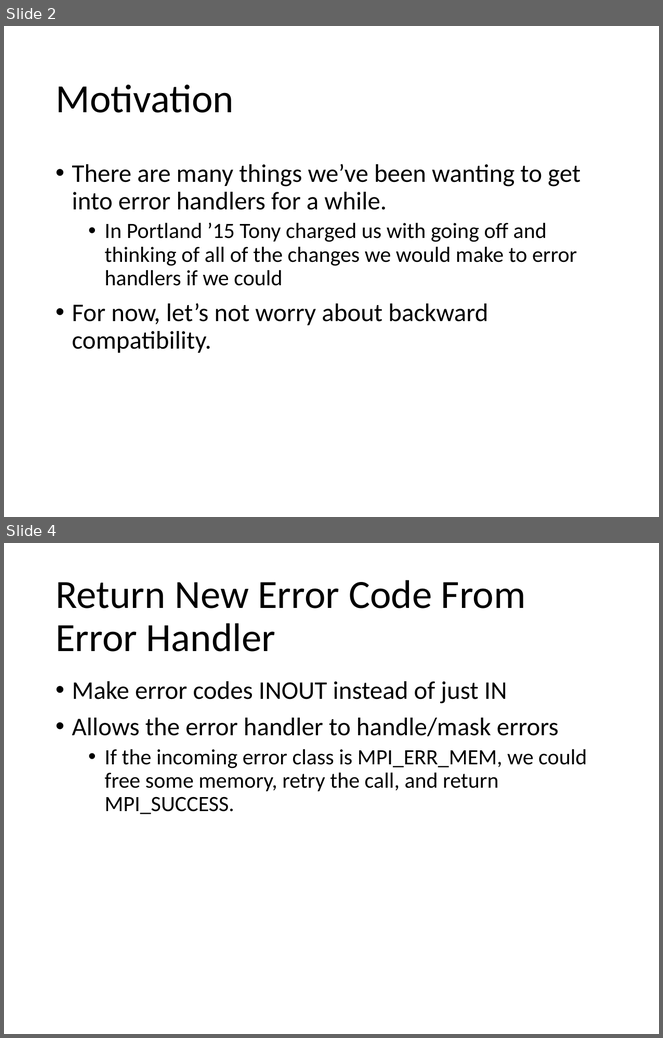
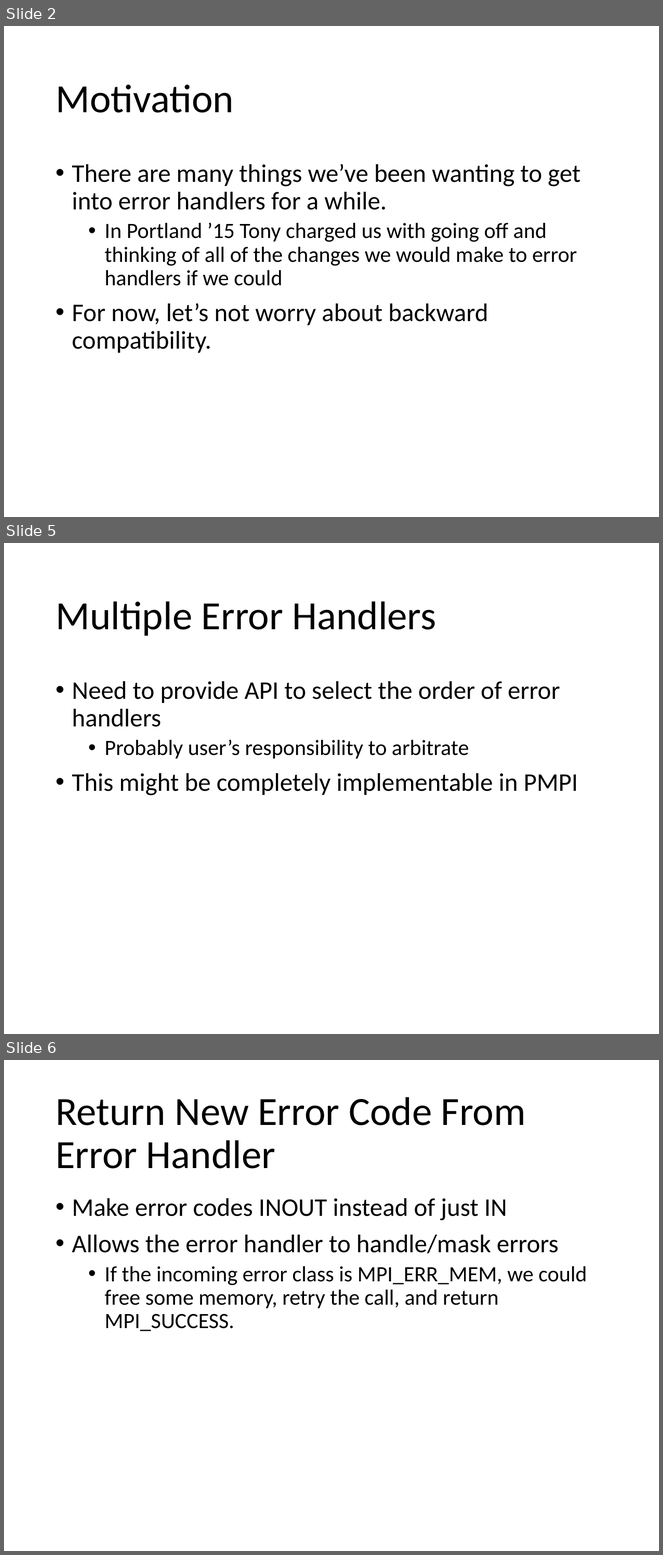
Before and after one commit to mpiwg-ft/ft-issues, a slide deck: slides/2016-03-01-FTWG-Error-Handlers.pptx. Shown one above the other, each under a label of ours: slides 2 and 4 before the commit, slides 2, 5 and 6 after it; the slides between them are not shown. The pictures are 663x1038 and 663x1555 pixels, drawn with LibreOffice and Linux fonts; fonts in the diff are those of the drawing. Boxes give left, top, right and bottom in pixels: in the first picture for what was removed or moved away, otherwise in the second. Text is boxed around its words. In the diff, an @@ line names an element or a change of style, - is before the commit and + after.

```diff
--- a/slides/2016-03-01-FTWG-Error-Handlers.pptx
+++ b/slides/2016-03-01-FTWG-Error-Handlers.pptx
@@ slide 5 added at [4,543,659,1034], background #FFFFFF @@
@@ title added at [55,601,436,636], 44 pt, text #000000 @@
+Multiple Error Handlers
@@ text added at [72,681,579,796], 28 pt, text #000000 @@
+• Need to provide API to select the order of error handlers
+  • Probably user’s responsibility to arbitrate
+• This might be completely implementable in PMPI
@@ what was slide 4 is now slide 6 @@
```
Also in this commit, not shown: 5 slides changed, 1 other slide added.
